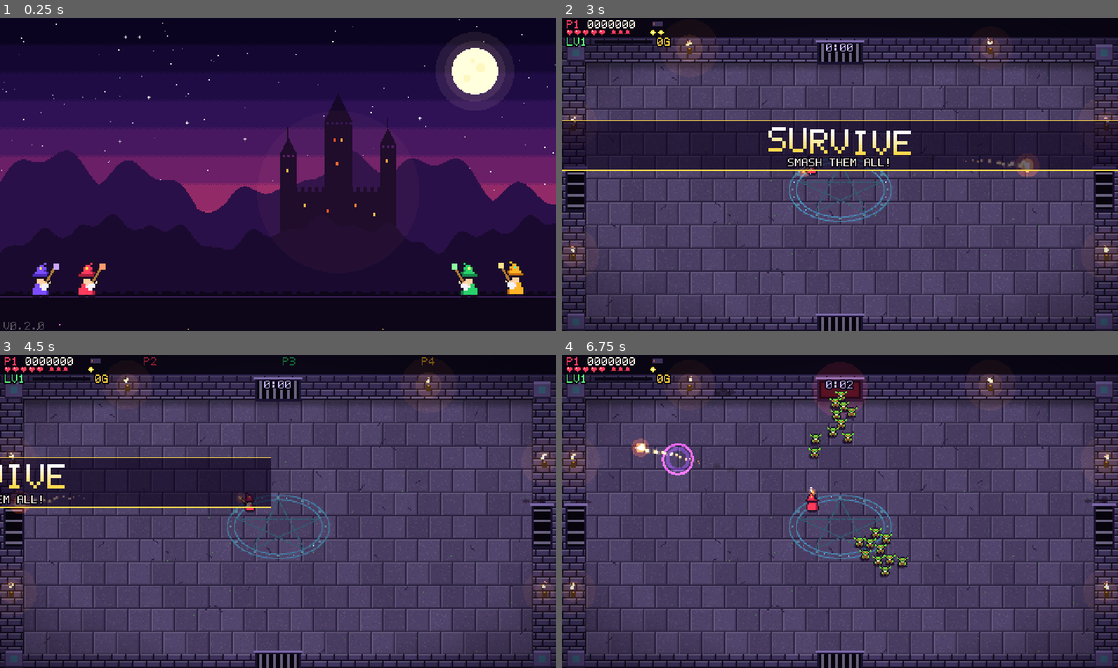
Above: before the commit, frames 1-4 (two rows, left to right).
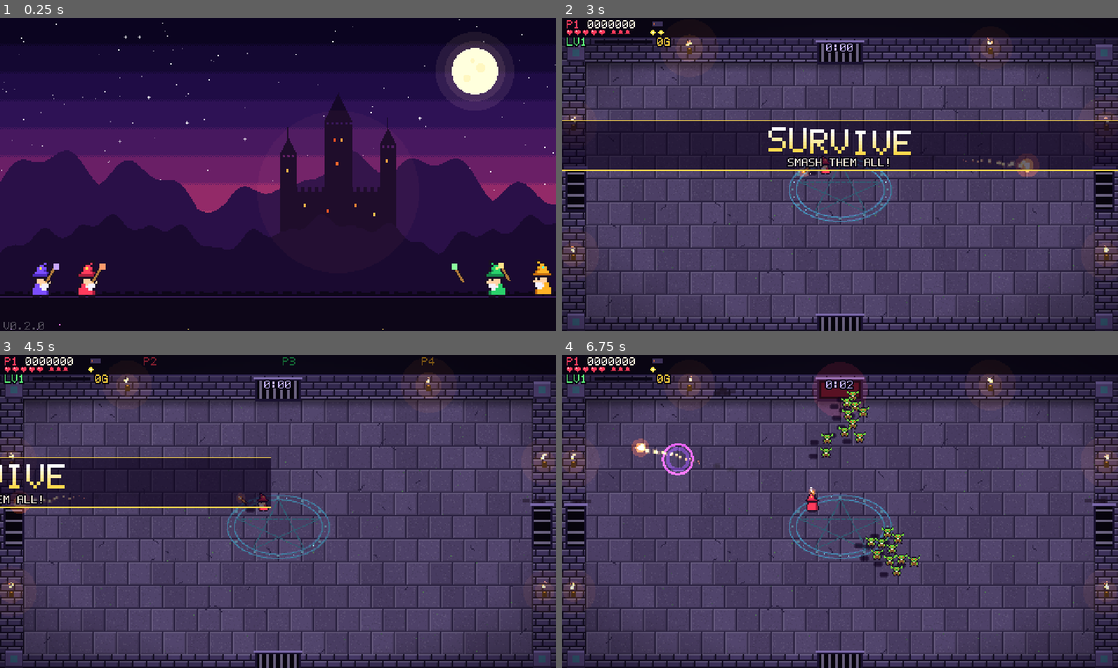
Above: after the commit, the same moments.

Repository: Proximo0/MagicSmash
Game: Godot game, scene res://game/main.tscn
Same seed, same stepped clock (60 frames per second), same inputs: the game is played once before the commit and once after it.
Inputs (mouse positions are in pixels of both pictures, inside the frame that each line leads up to):
- Up to frame 1 (0.25 s): no input
- Up to frame 2 (3 s): tap Enter at 0.5, 2.1 s; move the mouse to (962, 158) at 0.52 s; hold Right 0.53-1.25 s; tap P at 0.6 s; click (962, 158) at 0.67 s; tap Space at 0.77 s; drag from (728, 190) to (812, 237) at 1.27 s; move the mouse to (895, 105) at 2.02 s; hold Right 2.03-2.75 s; drag from (812, 237) to (673, 127) at 2.77 s
- Up to frame 3 (4.5 s): move the mouse to (444, 558) at 3.52 s; hold Left 3.53-4.25 s; tap Z at 3.6 s; tap Space at 3.77 s; drag from (111, 464) to (194, 433) at 4.27 s
- Up to frame 4 (6.75 s): move the mouse to (867, 511) at 5.02 s; hold Down 5.03-5.75 s; tap P at 5.1 s; click (867, 511) at 5.17 s; drag from (756, 433) to (728, 527) at 5.77 s; move the mouse to (962, 495) at 6.52 s; hold Up from 6.53 s (still down); tap Enter at 6.6 s

The runs differ from the first frame. In frame 1, 0.8% of the frame differs, in the area x 82-100%, y 77-90%; in frame 2, less than 0.1%; in frame 3, 0.1%; in frame 4, 1.5%, in the area x 0-99%, y 10-71%.

Commit message:
Perf pass 1: batch the horde's drawing and hold the enemy cap
At 12:00 a frame went from about 1000 draw calls to about 250: every sprite is in
one atlas and flips without a transform, decals are rects instead of circles, and
elite glows and health bars draw in their own passes. The enemy cap now counts
queued enemies, so the field stays near 260 instead of reaching 390.
--autotest=N --perf times 300 frames per system (PerfMeter) and counts draw calls.

Co-Authored-By: Claude Opus 5.5 <noreply@anthropic.com>
Claude-Session: https://claude.ai/code/session_01Mr779yQiKfgnxCHZUAtBUk

Diff:
--- a/game/arena/arena.gd
+++ b/game/arena/arena.gd
@@ -90,19 +90,19 @@
 	bg.texture = ArenaBg.build()
 	root.add_child(bg)
 	decal_layer = _layer(false)
-	decal_layer.draw.connect(_draw_decals)
+	decal_layer.draw.connect(_timed.bind("draw_decals", _draw_decals))
 	env_layer = _layer(false)
-	env_layer.draw.connect(_draw_env)
+	env_layer.draw.connect(_timed.bind("draw_env", _draw_env))
 	env_add = _layer(true)
-	env_add.draw.connect(_draw_env_add)
+	env_add.draw.connect(_timed.bind("draw_env_add", _draw_env_add))
 	ent_layer = _layer(false)
-	ent_layer.draw.connect(_draw_entities)
+	ent_layer.draw.connect(_timed.bind("draw_entities", _draw_entities))
 	fx = Fx.new()
 	root.add_child(fx)
 	shot_layer = _layer(true)
-	shot_layer.draw.connect(_draw_shots)
+	shot_layer.draw.connect(_timed.bind("draw_shots", _draw_shots))
 	eshot_layer = _layer(false)
-	eshot_layer.draw.connect(_draw_eshots)
+	eshot_layer.draw.connect(_timed.bind("draw_eshots", _draw_eshots))
 	var vignette := TextureRect.new()
 	var grad := GradientTexture2D.new()
 	grad.width = 240
@@ -125,7 +125,7 @@
 	add_child(hud_layer)
 	hud = Node2D.new()
 	hud_layer.add_child(hud)
-	hud.draw.connect(_draw_hud)
+	hud.draw.connect(_timed.bind("draw_hud", _draw_hud))
 	var touch_layer := CanvasLayer.new()
 	touch_layer.layer = 11
 	add_child(touch_layer)
@@ -146,6 +146,12 @@
 		world = World.new(slots, int(Flags.get_arg("seed", "0")), null, Net.wizard_picks())
 		world.apply_meta(Save.run_bonuses())
 	Sfx.music("music_battle")
+
+## Runs a draw callback and books its script time with PerfMeter (when the perf harness is on).
+func _timed(label: String, fn: Callable) -> void:
+	var t0 := Time.get_ticks_usec()
+	fn.call()
+	PerfMeter.since(label, t0)
 
 func _layer(additive: bool) -> Node2D:
 	var n := Node2D.new()
@@ -181,11 +187,17 @@
 	if is_host:
 		for slot in Net.remote_inputs:
 			inputs[slot] = Net.remote_inputs[slot]
+		var t0 := Time.get_ticks_usec()
 		world.step(dt, inputs)
+		PerfMeter.since("world_step", t0)
+		t0 = Time.get_ticks_usec()
 		var snap := world.snapshot()
 		var evs := world.take_events()
 		_apply_snapshot(snap, true)
+		PerfMeter.since("snapshot", t0)
+		t0 = Time.get_ticks_usec()
 		_handle_events(evs)
+		PerfMeter.since("events", t0)
 		pending_events.append_array(evs)
 		frame += 1
 		if frame % SNAP_EVERY == 0 and Net.is_online():
@@ -196,6 +208,11 @@
 			pending_events.clear()
 
 func _process(dt: float) -> void:
+	var t0 := Time.get_ticks_usec()
+	_process_view(dt)
+	PerfMeter.since("arena_process", t0)
+
+func _process_view(dt: float) -> void:
 	time += dt
 	if _hitstop > 0.0:
 		_hitstop -= dt / maxf(Engine.time_scale, 0.01)
@@ -855,12 +872,15 @@
 		var p: Vector2 = d[0]
 		var s: float = d[2]
 		var seed: int = d[4]
-		decal_layer.draw_set_transform(p.floor(), 0.0, Vector2(1.0, 0.55))
-		decal_layer.draw_circle(Vector2.ZERO, s * 0.6, c)
+		# A squashed blob of rects: rects batch into one draw call, where circles cost one call each.
+		var r := s * 0.6
+		var o := p.floor()
+		decal_layer.draw_rect(Rect2(o.x - r, o.y - r * 0.35, r * 2.0, r * 0.7), c)
+		decal_layer.draw_rect(Rect2(o.x - r * 0.7, o.y - r * 0.55, r * 1.4, r * 1.1), c)
 		for k in 4:
-			var o := Vector2(((seed >> (k * 4)) % 13) - 6, ((seed >> (k * 4 + 2)) % 9) - 4) * s * 0.18
-			decal_layer.draw_circle(o, s * 0.3, c)
-	decal_layer.draw_set_transform(Vector2.ZERO)
+			var q := Vector2(((seed >> (k * 4)) % 13) - 6, (((seed >> (k * 4 + 2)) % 9) - 4) * 0.55) * s * 0.18
+			var dr := s * 0.3
+			decal_layer.draw_rect(Rect2((o + q - Vector2(dr, dr * 0.55)).floor(), Vector2(dr * 2.0, dr * 1.1)), c)
 
 func _draw_env() -> void:
 	var ci := env_layer
@@ -954,11 +974,19 @@
 			var e: Dictionary = it[2]
 			if e.type != World.BAT:
 				_shadow(ci, e.pos, [10, 10, 12, 8, 8, 14, 10, 26][e.type])
+	# Glows under the elites and the Archlich go before the sprites, in one pass, so sprites batch together.
+	for e: Dictionary in ve.values():
+		if e.get("final", false):
+			ci.draw_circle(e.pos + Vector2(0, -14), 20.0 + sin(time * 4.0) * 2.0, Color(1.0, 0.3, 0.95, 0.18))
+			ci.draw_circle(e.pos + Vector2(0, -14), 14.0 + sin(time * 6.0) * 1.5, Color(1.0, 0.85, 0.3, 0.16))
+		elif e.get("elite", false):
+			ci.draw_circle(e.pos + Vector2(0, -6), 11.0 + sin(time * 6.0 + e.t) * 1.5, Color(1.0, 0.72, 0.3, 0.22))
 	for it in list:
 		if it[1] == 0:
 			_draw_player(ci, it[2])
 		else:
 			_draw_enemy(ci, it[2])
+	_draw_enemy_bars(ci)
 
 func _draw_player(ci: CanvasItem, p: Dictionary) -> void:
 	var slot: int = p.slot
@@ -1042,21 +1070,23 @@
 			if e.state == 1:
 				mod = Color(1.4, 0.8, 1.4)
 	if e.get("final", false):
-		# The Archlich: a pulsing violet and gold crown of light and a darker robe.
-		ci.draw_circle(e.pos + Vector2(0, -14), 20.0 + sin(time * 4.0) * 2.0, Color(1.0, 0.3, 0.95, 0.18))
-		ci.draw_circle(e.pos + Vector2(0, -14), 14.0 + sin(time * 6.0) * 1.5, Color(1.0, 0.85, 0.3, 0.16))
+		# The Archlich: a darker violet robe (its glow is drawn under the sprites in _draw_entities).
 		mod = mod * Color(1.3, 0.75, 1.35)
 	elif e.get("elite", false):
-		# Elites: a gold aura and a warmer tint so they stand out of the horde.
-		ci.draw_circle(e.pos + Vector2(0, -6), 11.0 + sin(time * 6.0 + e.t) * 1.5, Color(1.0, 0.72, 0.3, 0.22))
+		# Elites: a warmer tint (and a gold glow under the sprites) so they stand out of the horde.
 		mod = mod * Color(1.35, 1.1, 0.8)
 	var flash: bool = e.flash > 0.0 and (t != World.LICH or int(time * 40.0) % 3 == 0)
 	Sprites.draw_at(ci, key, feet, flip and t != World.BAT and t != World.LICH, flash, mod)
-	if (t == World.ORC or t == World.MAGE or e.get("elite", false)) and e.hpf < 1.0:
-		var w := 14.0
-		var bp = (e.pos + Vector2(-w / 2, 4)).floor()
-		ci.draw_rect(Rect2(bp - Vector2(1, 1), Vector2(w + 2, 4)), Color("0b0716"))
-		ci.draw_rect(Rect2(bp, Vector2(w * e.hpf, 2)), Color("ff3b5c"))
+
+## Health bars for the big and elite enemies, drawn after every sprite so they do not split the sprite batch.
+func _draw_enemy_bars(ci: CanvasItem) -> void:
+	for e: Dictionary in ve.values():
+		var t: int = e.type
+		if (t == World.ORC or t == World.MAGE or e.get("elite", false)) and e.hpf < 1.0:
+			var w := 14.0
+			var bp: Vector2 = (e.pos + Vector2(-w / 2, 4)).floor()
+			ci.draw_rect(Rect2(bp - Vector2(1, 1), Vector2(w + 2, 4)), Color("0b0716"))
+			ci.draw_rect(Rect2(bp, Vector2(w * e.hpf, 2)), Color("ff3b5c"))
 
 func _draw_shots() -> void:
 	var ci := shot_layer
--- a/game/arena/fx.gd
+++ b/game/arena/fx.gd
@@ -34,9 +34,17 @@
 	m.blend_mode = CanvasItemMaterial.BLEND_MODE_ADD
 	add_layer.material = m
 	add_child(add_layer)
-	add_layer.draw.connect(_draw_add)
+	add_layer.draw.connect(func() -> void:
+		var t0 := Time.get_ticks_usec()
+		_draw_add()
+		PerfMeter.since("fx_draw_add", t0))
 
 func _process(delta: float) -> void:
+	var t0 := Time.get_ticks_usec()
+	_step(delta)
+	PerfMeter.since("fx_process", t0)
+
+func _step(delta: float) -> void:
 	for p in parts:
 		p.life -= delta
 		p.vel *= maxf(0.0, 1.0 - p.drag * delta)
@@ -205,6 +213,11 @@
 
 # ------------------------------------------------------------------ draw --
 func _draw() -> void:
+	var t0 := Time.get_ticks_usec()
+	_draw_main()
+	PerfMeter.since("fx_draw", t0)
+
+func _draw_main() -> void:
 	for p in parts:
 		if p.add:
 			continue
--- a/game/art/sprites.gd
+++ b/game/art/sprites.gd
@@ -4,6 +4,13 @@
 ## To change art, edit the maps below: one character per pixel, "." = clear.
 
 static var _tex := {}
+## Every sprite (and its white flash copy) packed into one texture, so a frame of hundreds of different sprites
+## batches into a few draw calls instead of one per texture switch. key -> region in _atlas.
+static var _atlas: ImageTexture
+static var _region := {}
+static var _imgs := {}
+const ATLAS_W := 256
+const ATLAS_PAD := 1
 
 const OUTLINE := Color("1a0f24")
 
@@ -449,6 +456,36 @@
 	}
 	for k in tome_cols:
 		_add(k, TOME, {"K": OUTLINE, "C": tome_cols[k][0], "c": tome_cols[k][1], "W": Color("fff6e0")})
+	_pack()
+
+## Shelf-packs every sprite image into one atlas texture, tallest first.
+static func _pack() -> void:
+	var keys: Array = _imgs.keys()
+	keys.sort_custom(func(a: String, b: String) -> bool:
+		var ha: int = (_imgs[a] as Image).get_height()
+		var hb: int = (_imgs[b] as Image).get_height()
+		return ha > hb if ha != hb else a < b)
+	var x := ATLAS_PAD
+	var y := ATLAS_PAD
+	var shelf := 0
+	var spots := {}
+	for k: String in keys:
+		var img: Image = _imgs[k]
+		if x + img.get_width() + ATLAS_PAD > ATLAS_W:
+			x = ATLAS_PAD
+			y += shelf + ATLAS_PAD
+			shelf = 0
+		spots[k] = Vector2i(x, y)
+		x += img.get_width() + ATLAS_PAD
+		shelf = maxi(shelf, img.get_height())
+	var h := y + shelf + ATLAS_PAD
+	var atlas := Image.create(ATLAS_W, h, false, Image.FORMAT_RGBA8)
+	for k: String in keys:
+		var img: Image = _imgs[k]
+		atlas.blit_rect(img, Rect2i(Vector2i.ZERO, img.get_size()), spots[k])
+		_region[k] = Rect2(spots[k], img.get_size())
+	_atlas = ImageTexture.create_from_image(atlas)
+	_imgs.clear()
 
 static func _add(key: String, rows: Array, pal: Dictionary) -> void:
 	var w := 0
@@ -467,6 +504,8 @@
 			white.set_pixel(x, y, Color.WHITE)
 	_tex[key] = ImageTexture.create_from_image(img)
 	_tex[key + "!"] = ImageTexture.create_from_image(white)
+	_imgs[key] = img
+	_imgs[key + "!"] = white
 
 static func get_tex(key: String, flash: bool = false) -> Texture2D:
 	if flash:
@@ -476,14 +515,11 @@
 ## Draws a sprite centred on its feet point (bottom-centre), pixel-snapped.
 static func draw_at(ci: CanvasItem, key: String, feet: Vector2, flip: bool = false,
 		flash: bool = false, modulate: Color = Color.WHITE, scale: float = 1.0) -> void:
-	var t := get_tex(key, flash)
-	if t == null:
+	var src: Rect2 = _region.get(key + "!" if flash else key, Rect2())
+	if src.size == Vector2.ZERO:
 		return
-	var sz := Vector2(t.get_width(), t.get_height()) * scale
+	var sz := src.size * scale
 	var p := (feet - Vector2(sz.x / 2.0, sz.y)).round()
-	if flip:
-		ci.draw_set_transform(Vector2(p.x + sz.x, p.y), 0.0, Vector2(-1, 1))
-		ci.draw_texture_rect(t, Rect2(Vector2.ZERO, sz), false, modulate)
-		ci.draw_set_transform(Vector2.ZERO)
-	else:
-		ci.draw_texture_rect(t, Rect2(p, sz), false, modulate)
+	# A negative width mirrors the sprite without a transform change, which would split the batch.
+	var dst := Rect2(p.x + sz.x, p.y, -sz.x, sz.y) if flip else Rect2(p, sz)
+	ci.draw_texture_rect_region(_atlas, dst, src, modulate, false, false)
--- a/game/debug/autotest.gd
+++ b/game/debug/autotest.gd
@@ -13,6 +13,13 @@
 var _victory_shot := false
 var end_at := -1.0 # --end=SECONDS[:win] ends the run then (as a win with :win) to capture the results screen
 var end_win := false
+var perf := false # --perf: once the horde is big, time 300 frames per system and print a table, then quit
+var _perf_frames: Array = []
+var perf_hide := "" # --perf-hide=name hides one arena layer (decal_layer, ent_layer, hud, fx...) while measuring
+var _perf_draws := 0
+var _perf_peak := 0
+const PERF_FRAMES := 300
+const PERF_ENEMIES := 180
 var wizard_steps := 0 # --wizard=N steps the first player N wizards to the right in the lobby
 var _results_shot := false
 var quit_at := 60.0
@@ -38,6 +45,11 @@
 			quit_at = maxf(quit_at, end_at + 8.0)
 		if a.begins_with("--wizard="):
 			wizard_steps = int(a.substr(9))
+		if a.begins_with("--perf-hide="):
+			perf_hide = a.substr(12)
+		if a == "--perf":
+			perf = true
+			quit_at = 240.0
 		if a == "--passive":
 			PlayerInput.bot_passive = true
 		if a.begins_with("--net="):
@@ -56,6 +68,8 @@
 	if net == "host" and not shots.is_empty() and shots[0][1] == "@play" and Net.roster.size() < 2:
 		return
 	t += delta
+	if perf:
+		_perf_tick()
 	# State-keyed shot: the first level-up pick screen, once it has been up for a moment.
 	var cur = G.main.current if G.main else null
 	if not _pick_shot and cur and cur.has_method("_anyone_picking") and cur._anyone_picking():
@@ -98,6 +112,8 @@
 			cur.world.won = true
 			cur.world.emit(World.EV_VICTORY, 240, 140, 0, 0)
 		cur.world._end_run()
+	if perf and _perf_frames.size() >= PERF_FRAMES:
+		return
 	if not _results_shot and cur and "results" in cur and cur.game_over and cur.game_over_t > 3.4:
 		_results_shot = true
 		get_viewport().get_texture().get_image().save_png("%s/results.png" % out_dir)
@@ -139,3 +155,42 @@
 				" particles=", (G.main.current.fx.parts.size() if "fx" in G.main.current else 0))
 	if t > quit_at:
 		get_tree().quit()
+
+
+## Waits for a big horde, then books PERF_FRAMES frames: wall frame time, each system's script time (PerfMeter)
+## and draw calls. Prints one PERF line per system and quits.
+func _perf_tick() -> void:
+	var cur = G.main.current if G.main else null
+	if cur == null or not ("world" in cur) or cur.world == null:
+		return
+	var n: int = cur.world.enemies.size()
+	if not PerfMeter.on:
+		if n >= PERF_ENEMIES or t > quit_at - 20.0:
+			PerfMeter.reset()
+			PerfMeter.on = true
+			if perf_hide != "" and perf_hide in cur:
+				(cur.get(perf_hide) as CanvasItem).visible = false
+			_perf_frames.clear()
+		return
+	_perf_frames.append(Time.get_ticks_usec())
+	_perf_draws += int(Performance.get_monitor(Performance.RENDER_TOTAL_DRAW_CALLS_IN_FRAME))
+	_perf_peak = maxi(_perf_peak, n)
+	if _perf_frames.size() < PERF_FRAMES:
+		return
+	PerfMeter.on = false
+	var gaps: Array = []
+	for i in range(1, _perf_frames.size()):
+		gaps.append(float(_perf_frames[i] - _perf_frames[i - 1]) / 1000.0)
+	gaps.sort()
+	var f := float(gaps.size())
+	print("PERF frames=%d enemies_peak=%d particles=%d draw_calls=%.0f frame_ms p50=%.1f p95=%.1f" % [
+		PERF_FRAMES, _perf_peak, cur.fx.parts.size(), float(_perf_draws) / PERF_FRAMES, gaps[int(f * 0.5)], gaps[int(f * 0.95)]])
+	var names: Array = PerfMeter.acc.keys()
+	names.sort_custom(func(a: String, b: String) -> bool: return PerfMeter.acc[a] > PerfMeter.acc[b])
+	var total := 0.0
+	for k: String in names:
+		var ms: float = float(PerfMeter.acc[k]) / 1000.0 / PERF_FRAMES
+		total += ms
+		print("PERF %-14s %6.2f ms/frame" % [k, ms])
+	print("PERF %-14s %6.2f ms/frame" % ["total_script", total])
+	get_tree().quit()
--- /dev/null
+++ b/game/debug/perf_meter.gd
@@ -0,0 +1,18 @@
+class_name PerfMeter
+extends RefCounted
+## Per-system script time for the perf harness (`--autotest=N --perf`). Off by default; when on, each timed
+## system adds the microseconds it took since `t0`. Cheap enough to leave the calls in.
+
+static var on := false
+static var acc := {} # name -> total microseconds
+static var frames := 0
+
+
+static func since(name: String, t0: int) -> void:
+	if on:
+		acc[name] = int(acc.get(name, 0)) + Time.get_ticks_usec() - t0
+
+
+static func reset() -> void:
+	acc.clear()
+	frames = 0
--- a/game/logic/world.gd
+++ b/game/logic/world.gd
@@ -504,13 +504,14 @@
 	return (minute - 1) / int(tune.boss_every_min)
 
 ## The horde earns spawn budget every second (more each minute, scaled by party size, less while the Lich is
-## up) and spends it on the group it rolled, from a random door. At the enemy cap it holds.
+## up) and spends it on the group it rolled, from a random door. At the enemy cap it holds: enemies on the field
+## and enemies still queued both count, so the field never grows much past the cap.
 func _direct_horde(dt: float) -> void:
 	elite_t += dt
 	if elite_t >= tune.elite_interval:
 		elite_t -= tune.elite_interval
 		_spawn_elite()
-	if enemies.size() >= int(tune.enemy_cap) or spawn_queue.size() >= int(tune.enemy_cap) / 2:
+	if enemies.size() + spawn_queue.size() >= int(tune.enemy_cap):
 		return
 	var rate := (tune.horde_rate_base + tune.horde_rate_per_min * wave_time / 60.0) * pscale()
 	if boss != null:
--- a/tests/unit/test_world.gd
+++ b/tests/unit/test_world.gd
@@ -415,7 +415,7 @@
 	var w := _fighting(t, 0.0)
 	for _i: int in range(60 * 10):
 		w.step(DT, {})
-		assert_true(_fielded(w) <= 30 + 20, "fielded %d over a cap of 30" % _fielded(w))
+		assert_true(_fielded(w) <= 30 + 12, "fielded %d over a cap of 30" % _fielded(w))
 	assert_true(_fielded(w) >= 30, "the horde should reach the cap")
 
 
Not shown, added: game/debug/perf_meter.gd.uid
Not shown, changed: docs/handoff.md
Not shown, changed: docs/performance.md
